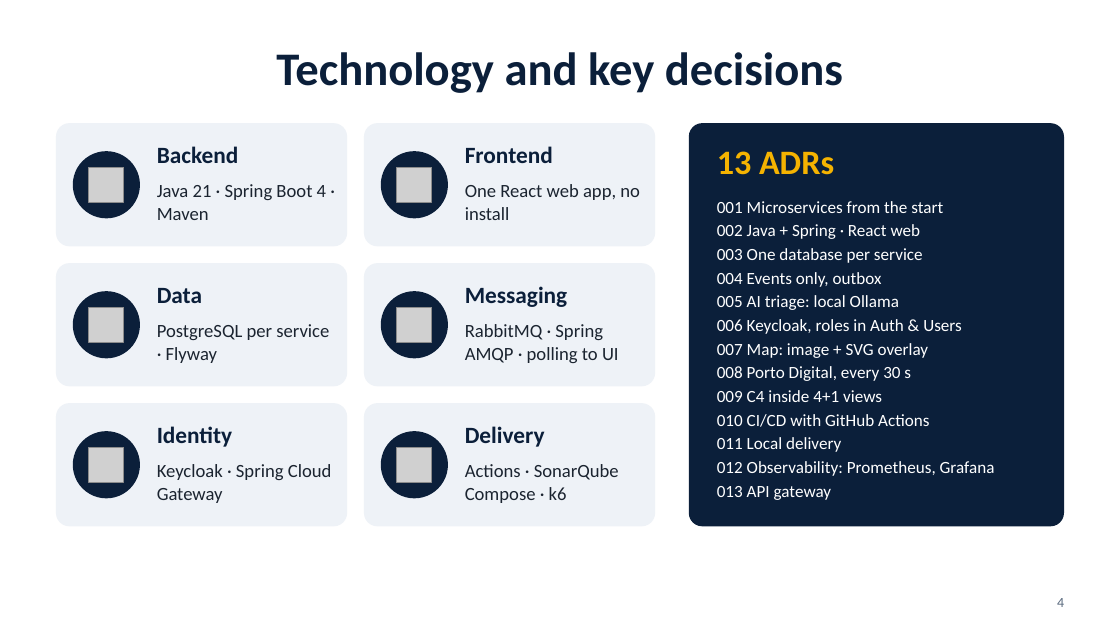
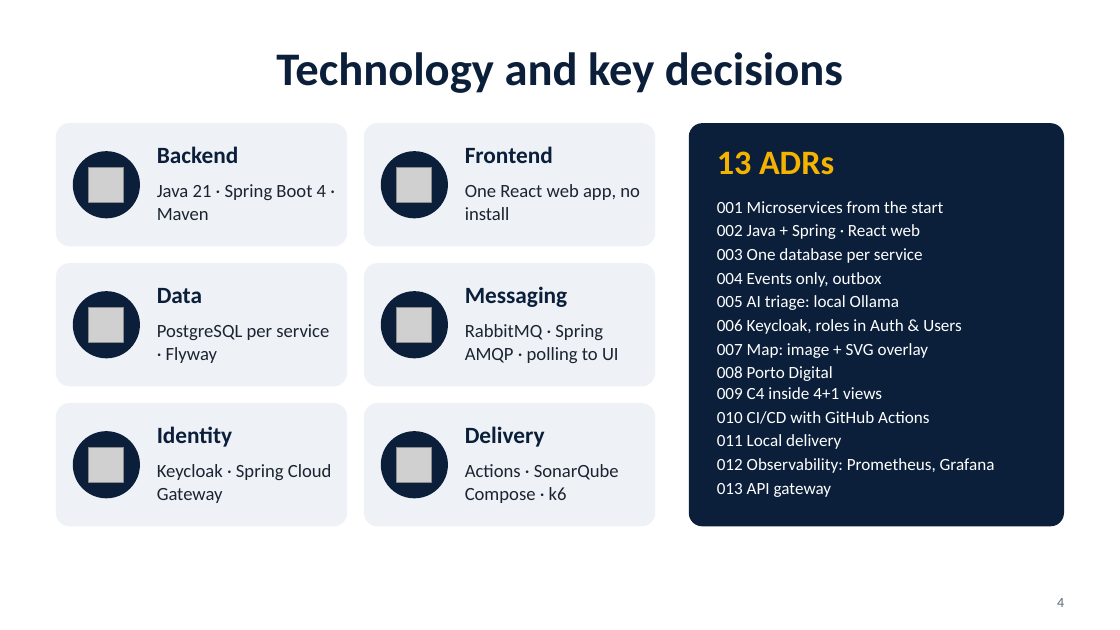
Before and after one commit to tomasoliveira21/LABDSOF, a slide deck: slide 4 of Docs/Presentation/Farol_Sprint_A_PL_Presentation.pptx. Drawn at 1120x630 pixels with LibreOffice and Linux fonts; fonts in the diff are those of the drawing; grey boxes stand for pictures. Boxes give left, top, right and bottom in pixels: in the first picture for what was removed or moved away, otherwise in the second. Text is boxed around its words. In the diff, an @@ line names an element or a change of style, - is before the commit and + after.

```diff
--- a/Docs/Presentation/Farol_Sprint_A_PL_Presentation.pptx
+++ b/Docs/Presentation/Farol_Sprint_A_PL_Presentation.pptx
@@ text at [717,366,882,399]: text changed @@
-008 Porto Digital, every 30 s
-009 C4 inside 4+1 views
+008 Porto Digital
+009 C4 inside 4+1 views
```
Also in this commit, not shown: 1 other slide changed, 1 other file.
